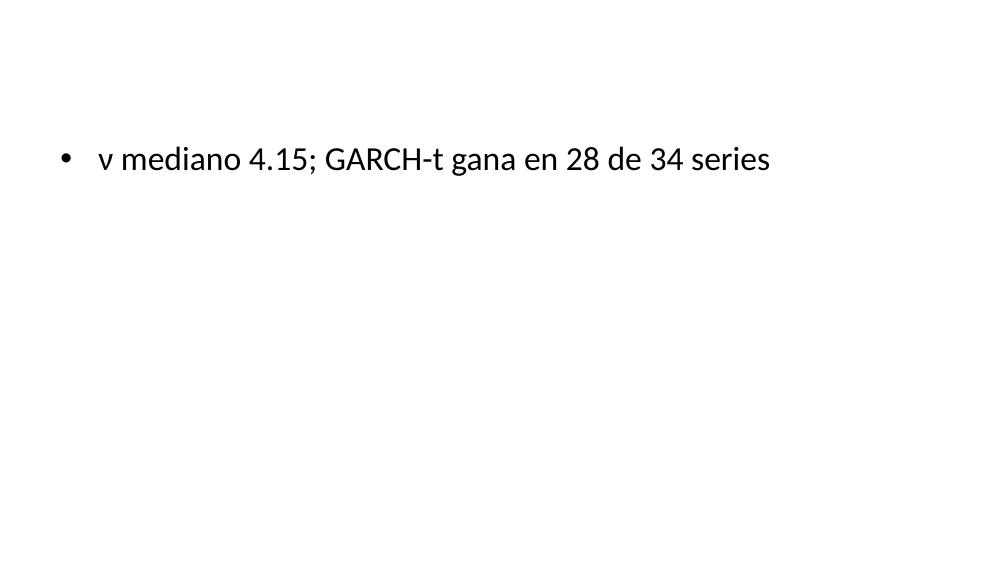
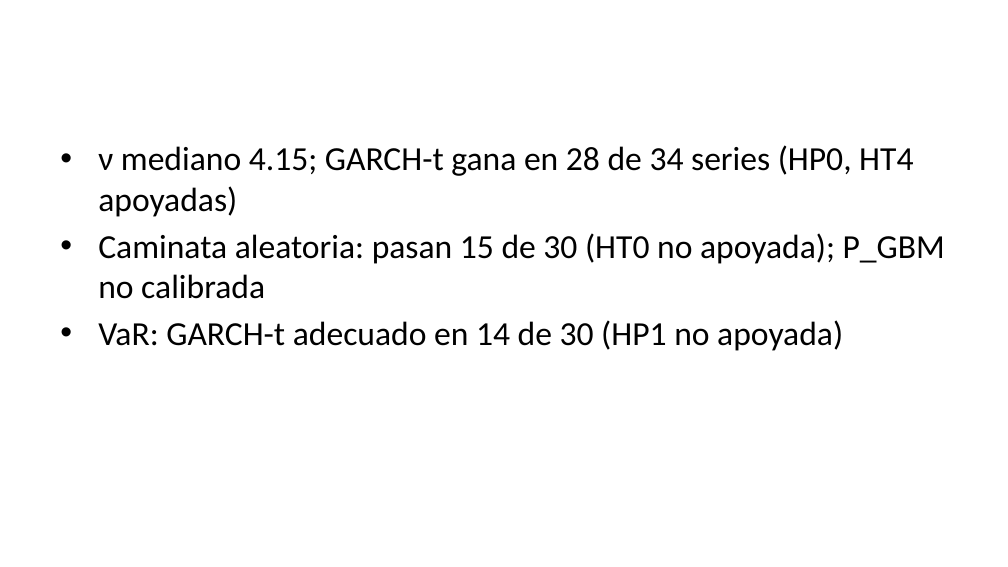
Before and after one commit to louis97/asistente-financiero, a slide deck: slide 9 of entregables/entrega_1/presentacion.pptx. Drawn at 1008x567 pixels with LibreOffice and Linux fonts; fonts in the diff are those of the drawing. Boxes give left, top, right and bottom in pixels: in the first picture for what was removed or moved away, otherwise in the second. Text is boxed around its words. In the diff, an @@ line names an element or a change of style, - is before the commit and + after.

```diff
--- a/entregables/entrega_1/presentacion.pptx
+++ b/entregables/entrega_1/presentacion.pptx
@@ text at box(98, 145, 945, 351): text changed @@
-• ν mediano 4.15; GARCH-t gana en 28 de 34 series
+• ν mediano 4.15; GARCH-t gana en 28 de 34 series (HP0, HT4 apoyadas)
+• Caminata aleatoria: pasan 15 de 30 (HT0 no apoyada); P_GBM no calibrada
+• VaR: GARCH-t adecuado en 14 de 30 (HP1 no apoyada)
```
Also in this commit, not shown: 3 other slides changed, 2 other files.
